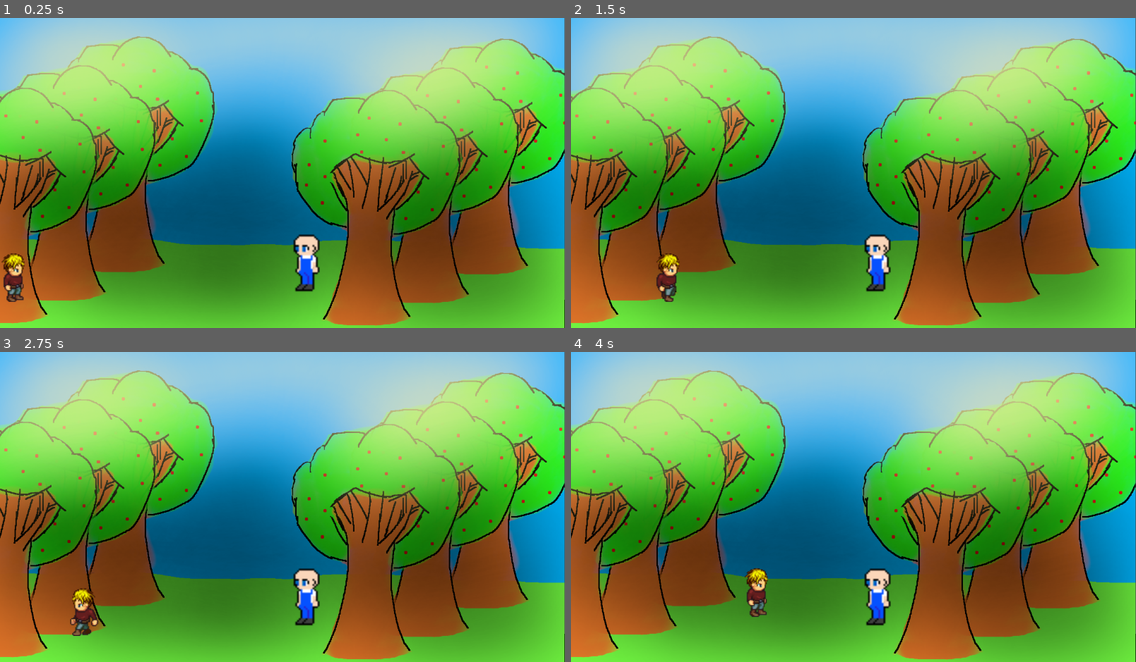
Above: before the commit, frames 1-4 (two rows, left to right).
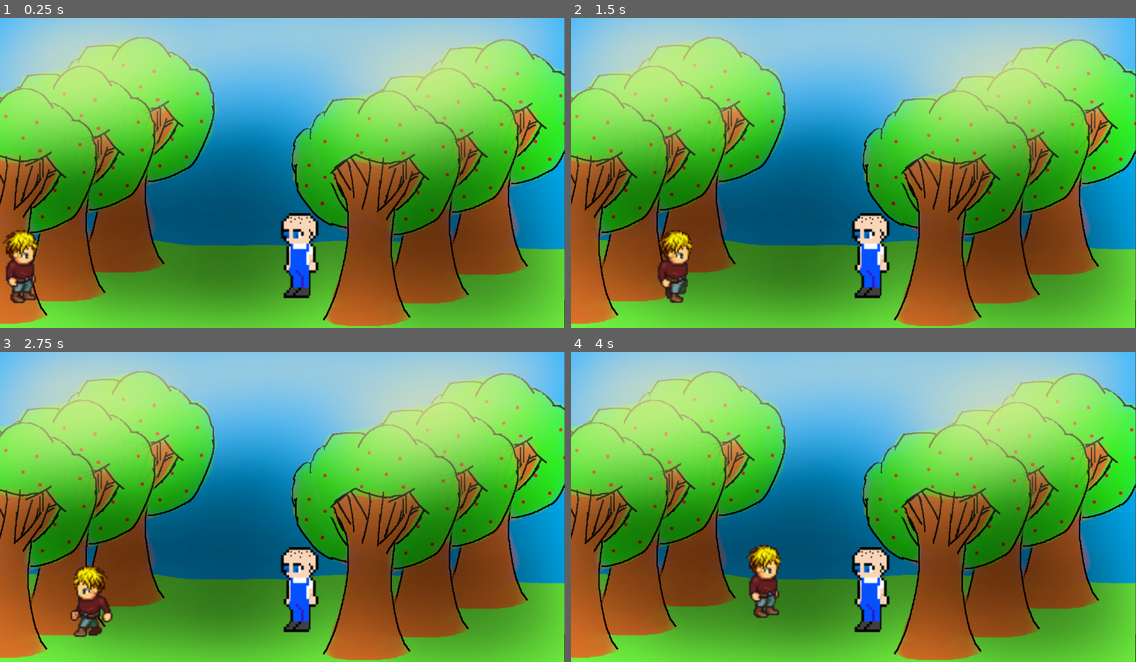
Above: after the commit, the same moments.

Repository: tonyjiang02/WhatHappenedHereBad
Game: Godot game, scene res://InsideOrchard.tscn
The game is run twice, just before and just after one commit, with the same random seed, the same clock (stepped at 60 frames per second) and the same inputs. The project has no main scene, so this scene is started directly.
Inputs:
- Up to frame 1 (0.25 s): no input
- Up to frame 2 (1.5 s): tap Enter at 0.5 s; hold F 0.53-1.28 s; hold Right (ui_right) from 0.53 s (still down); tap Up (ui_up) at 0.77 s; tap C at 0.8, 1.35 s
- Up to frame 3 (2.75 s): tap Up (ui_up) at 1.52 s; tap F at 1.55 s; release Right (ui_right) at 2.03 s; hold Left (ui_left) from 2.03 s (still down); hold F from 2.03 s (still down); tap C at 2.3 s
- Up to frame 4 (4 s): release Left (ui_left) at 2.78 s; release F at 2.78 s; hold Right (ui_right) from 2.78 s (still down); tap C at 2.85, 3.8 s; tap Up (ui_up) at 3.02, 3.77 s; tap F at 3.05 s; hold F from 3.53 s (still down)

The runs differ from the first frame. In frame 1, 5.7% of the frame differs, in the area x 0-100%, y 5-100%; in frame 2, 5.5%; in frame 3, 5.7%; in frame 4, 5.7%.

Commit message:
stuff

Diff:
--- a/InsideOrchard.gd
+++ b/InsideOrchard.gd
@@ -11,7 +11,7 @@
 var file = File.new()
 var dict = {}
 var dialogue_counter = 1
-var ignoreinputs = false
+var acceptInput = true
 func _ready():
 	if global.pos1:
 		$Player.position = global.pos1
@@ -25,19 +25,19 @@
 	_get_Message()
 	global.pos1 = $Player.position
 func _input(e):
-	if !ignoreinputs:
-		$Timer.start()
-	if Input.is_key_pressed(KEY_F):
-		if(!ignoreinputs):
+	if acceptInput:
+		if Input.is_key_pressed(KEY_F):
 			if nextToPicker:
 				emit_signal("talk_picker")
 				print("talk_picker")
 				_display_next_dialogue()
 				talkingToPicker = true
-	if Input.is_key_pressed(KEY_C) and !ignoreinputs:
-		if talkingToPicker:
-			_display_next_dialogue()
-	# ignoreinputs = true
+		if Input.is_key_pressed(KEY_C):
+			if talkingToPicker:
+				_display_next_dialogue()
+		if $Timer.is_stopped():
+			acceptInput = false
+			$Timer.start()
 func _get_Message():
 	var distanceToPicker = $OrchardPicker.position.distance_to($Player.position)
 	if (distanceToPicker < 100):
@@ -59,5 +59,6 @@
 		talkingToPicker = false
 
 
+
 func _on_Timer_timeout():
-	ignoreinputs = false
+	acceptInput = true
--- a/InsideOrchard.tscn
+++ b/InsideOrchard.tscn
@@ -21,19 +21,22 @@
 tile_data = PoolIntArray( 720895, 12, 0, 655360, 12, 0, 655361, 12, 0, 655362, 12, 0, 655363, 12, 0, 655364, 12, 0, 655 …(567 unchanged characters)…
 
 [node name="Inorchard" type="Sprite" parent="."]
-position = Vector2( 638.851, 358.851 )
+position = Vector2( 638.851, 360.169 )
 texture = ExtResource( 3 )
 script = ExtResource( 4 )
 
 [node name="OrchardPicker" type="Sprite" parent="."]
-position = Vector2( 692.602, 558.217 )
-scale = Vector2( 3.8814, 3.8814 )
+position = Vector2( 682.059, 539.767 )
+scale = Vector2( 3.01657, 3.01657 )
 texture = ExtResource( 5 )
 
 [node name="Player" parent="." instance=ExtResource( 6 )]
-position = Vector2( 35.3374, 555.671 )
+position = Vector2( 55.105, 549.082 )
+scale = Vector2( 1.5, 1.5 )
 
 [node name="Timer" type="Timer" parent="."]
+wait_time = 0.3
+one_shot = true
 
 [node name="Label" type="Label" parent="."]
 margin_left = 661.297
@@ -47,3 +50,4 @@
 margin_right = 894.836
 margin_bottom = 464.408
 custom_fonts/normal_font = SubResource( 1 )
+[connection signal="timeout" from="Timer" to="." method="_on_Timer_timeout"]
--- a/OrchardScene.gd
+++ b/OrchardScene.gd
@@ -12,6 +12,8 @@
 var acceptInput = true
 # Called when the node enters the scene tree for the first time.
 func _ready():
+	$DialogueBox.hide()
+	$"Textbox Texture".hide()
 	if global.pos2:
 		$Player.position = global.pos2
 	file.open("res://textfiles/OutsideOrchardDialogue.json", file.READ)
@@ -31,6 +33,7 @@
 	if dict.has(str(dialogue_counter)):
 		$DialogueBox.clear()
 		$DialogueBox.show()
+		$"Textbox Texture".show()
 		var display_text = dict[str(dialogue_counter)].content
 		var speaker = dict[str(dialogue_counter)].name
 		$DialogueBox.add_text(speaker + " : " + display_text)
@@ -39,6 +42,7 @@
 		dialogue_counter = 1
 		$DialogueBox.hide()
 		$DialogueBox.clear()
+		$"Textbox Texture".hide()
 		talkingToMan = false
 
 func _get_message():
--- a/OrchardScene.tscn
+++ b/OrchardScene.tscn
@@ -1,10 +1,11 @@
-[gd_scene load_steps=6 format=2]
+[gd_scene load_steps=7 format=2]
 
 [ext_resource path="res://OrchardScene.gd" type="Script" id=1]
 [ext_resource path="res://GroundTileset.tres" type="TileSet" id=2]
 [ext_resource path="res://sprites/other sprites/orchard background.png" type="Texture" id=3]
 [ext_resource path="res://sprites/other sprites/protestor1.png" type="Texture" id=4]
 [ext_resource path="res://Player.tscn" type="PackedScene" id=5]
+[ext_resource path="res://TextFont2.tres" type="DynamicFont" id=6]
 
 [node name="Node2D" type="Node2D"]
 script = ExtResource( 1 )
@@ -15,12 +16,15 @@
 format = 1
 tile_data = PoolIntArray( 393205, 12, 0, 393206, 12, 0, 393207, 12, 0, 393208, 12, 0, 393209, 12, 0, 393210, 12, 0, 393 …(237 unchanged characters)…
 
-[node name="Textbox Texture" type="TileMap" parent="."]
-
 [node name="orchard background" type="Sprite" parent="."]
 position = Vector2( 639.701, 352 )
 scale = Vector2( 1, 0.975551 )
 texture = ExtResource( 3 )
+
+[node name="Textbox Texture" type="TileMap" parent="."]
+tile_set = ExtResource( 2 )
+format = 1
+tile_data = PoolIntArray( 458758, 13, 0, 458759, 13, 0, 458760, 13, 0, 458761, 13, 0, 458762, 13, 0, 458763, 13, 0, 524294, 13, 0, 524295, 13, 0, 524296, 13, 0, 524297, 13, 0, 524298, 13, 0, 524299, 13, 0, 589830, 13, 0, 589831, 13, 0, 589832, 13, 0, 589833, 13, 0, 589834, 13, 0, 589835, 13, 0 )
 
 [node name="Sprite" type="Sprite" parent="."]
 position = Vector2( 336, 584.986 )
@@ -41,12 +45,14 @@
 margin_bottom = 691.0
 
 [node name="DialogueBox" type="RichTextLabel" parent="."]
-margin_top = 320.0
-margin_right = 448.0
-margin_bottom = 448.0
-custom_colors/default_color = Color( 0, 0, 0, 1 )
+margin_left = 400.0
+margin_top = 464.0
+margin_right = 752.0
+margin_bottom = 624.0
+custom_fonts/normal_font = ExtResource( 6 )
+custom_colors/default_color = Color( 1, 1, 1, 1 )
 
 [node name="Timer" type="Timer" parent="."]
 wait_time = 0.3
-autostart = true
+one_shot = true
 [connection signal="timeout" from="Timer" to="." method="_on_Timer_timeout"]
--- a/TextFont2.tres
+++ b/TextFont2.tres
@@ -3,5 +3,4 @@
 [ext_resource path="res://Oswald[wght].ttf" type="DynamicFontData" id=1]
 
 [resource]
-size = 48
 font_data = ExtResource( 1 )
Binary file added: sprites/other sprites/dead body.png
Not shown, added: sprites/other sprites/dead body.png.import
Binary file changed: sprites/other sprites/orchardpicker.png
Not shown, added: photoshopfiles/man pig.psd
